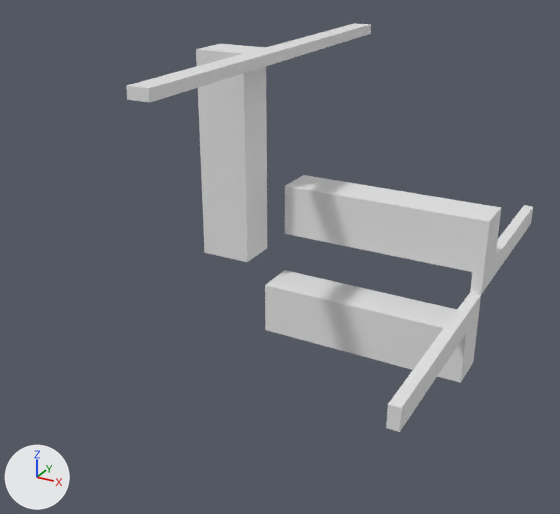
The OBJ model Data/bmc/tiles_structure/t_124.obj as it was, and as the next commit left it.
One viewpoint serves both versions: a camera (50 mm lens) standing at (0.857, -1.583, 0.775) and looking at (-0.078, 0.117, -0.075). The axes (+X, +Y, +Z) are drawn at lower left. The lights are the same throughout. Where no turn or scale is listed for an object, it has been applied to the vertices.

Objects in the first picture: 't_124'.
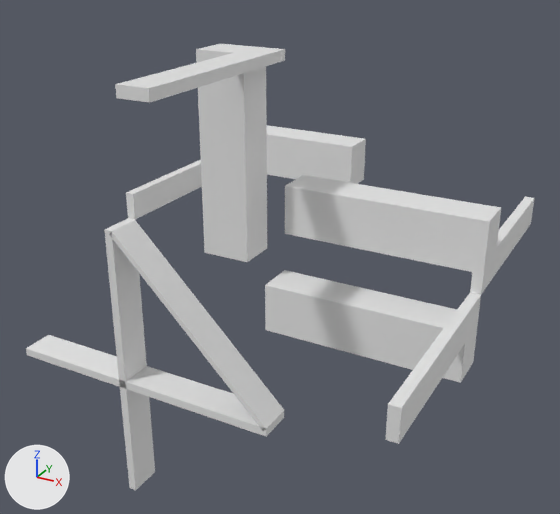
Diff of the bpy script that builds the scene:
```diff
--- a/Data/bmc/tiles_structure/t_124.obj.py
+++ b/Data/bmc/tiles_structure/t_124.obj.py
@@ me_t_124 @@
 # used by ob_t_124; location = (0.0, 0.0, 0.0)
-me_t_124.from_pydata(...)  # 44 vertices, 72 faces; spans x -0.175..0.5, y -0.5..0.5, z -0.175..0.5
+me_t_124.from_pydata(...)  # 160 vertices, 308 faces; spans x -0.875..0.5, y -0.5..0.5, z -0.875..0.5
+# me_t_124 part 1: a new loose piece of 108 vertices spanning x -0.875..0.0, y -0.1..0.5, z -0.875..0.175
+# me_t_124 part 2
+# 12 vertices are removed from x -0.05..0.5, y -0.5..0.5, z -0.05..0.5
+# 56 faces are deleted
+# 4 vertices move from x -0.05..0.5, y -0.5..0.5, z -0.05..0.5 to x -0.075..0.475, y -0.5..0.5, z -0.075..0.5
+# 9 vertices are added at x -0.075..0.5, y -0.1..0.1, z -0.075..0.5
+# 5 new vertices lie (0.0, 0.5, 0.0) away from vertices in x -0.05..0.5, y -0.5, z -0.05..0.5
+# 6 new vertices lie (0.025, 0.0, 0.0) away from vertices in x -0.075..0.5, y -0.5..0.5, z -0.075..0.475
+# 80 new faces join them
```

Pixel boxes [x1, y1, x2, y2] of what changed, in the pictures (560 x 514 px; the box of a moved part takes in the faces that stretch with it):
't_124', reshaped (25% wider, 9% taller)
    before: [126, 23, 533, 432]
    after: [26, 44, 534, 490]
part 1 of me_t_124, added
    after: [26, 125, 366, 490]
part 2 of me_t_124, moved or reshaped
    before: [126, 23, 533, 432]
    after: [115, 47, 534, 444]
